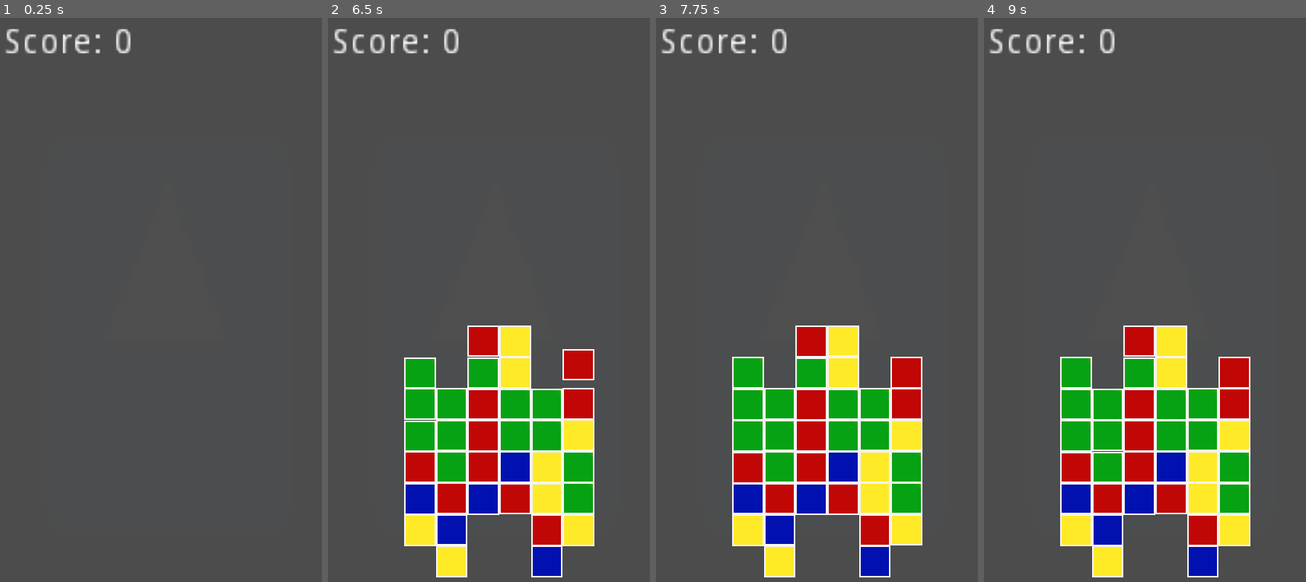
Above: before the commit, frames 1-4 (left to right).
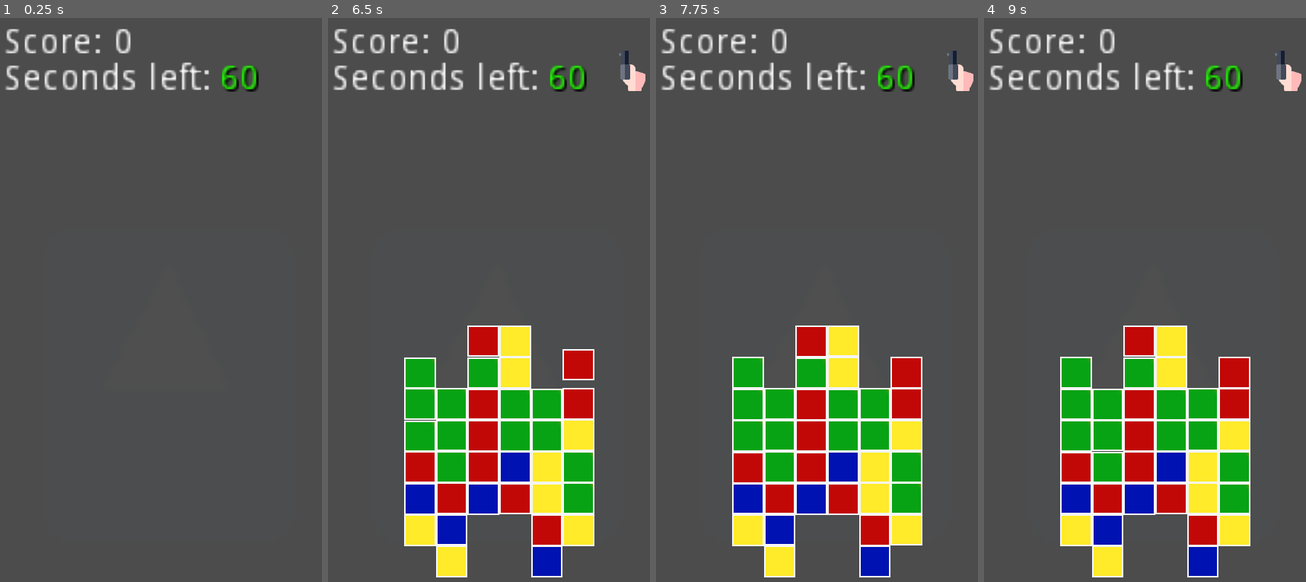
Above: after the commit, the same moments.

Repository: Floy-rep/FuckTheUSA
Game: Godot game, scene res://Scenes/Test_level.tscn
Same seed, same stepped clock (60 frames per second), same inputs: the game is played once before the commit and once after it. The engine's default icon, where the game draws it, is replaced by a stand-in: a white triangle on a blue panel in a dark square.
Inputs:
- Up to frame 1 (0.25 s): no input
- Up to frame 2 (6.5 s): no input
- Up to frame 3 (7.75 s): no input
- Up to frame 4 (9 s): no input

The runs differ from the first frame. In frame 1, 1.6% of the frame differs, in the area x 1-81%, y 7-14%; in frame 2, 1.8%, in the area x 1-99%, y 5-14%; in frame 3, 1.8%; in frame 4, 1.8%.

Commit message:
Comments & Timer playing

Diff:
--- a/Global.gd
+++ b/Global.gd
@@ -1,7 +1,10 @@
 extends Node2D
+
+### GLOBAL VARIABLES ###
 
 var last_activated_pos = []
 var selected_blocks = []
 var selected_color = []
 
 var can_play = false
+var playing_by_timer = false
--- a/Scenes/Block.gd
+++ b/Scenes/Block.gd
@@ -1,5 +1,6 @@
 extends KinematicBody2D
 
+### VARIABLES ###
 
 var color = ""
 var nulled = false
@@ -9,26 +10,21 @@
 var speed_falling = 1100
 const Floor = Vector2(0, -1)
 
-# Called when the node enters the scene tree for the first time.
-func _ready():
-	pass
-#	$Sprite.normal = load("res://Textures/Blocks/1.png")
-
+### FALLING BLOCKS ###
 
 func _process(delta):
 	move_and_slide(velocity, Floor)
-
 	if is_on_floor():
 		velocity.y = 0
 	else:
 		velocity.y = speed_falling
 
-
+### TOUCHING DE BLOCK ###
 
 func _on_Sprite_pressed():
 	print(posit)
 	if nulled == false:
-		if Global.can_play:
+		if Global.can_play and Global.playing_by_timer == false:
 			if len(Global.last_activated_pos) > 0:
 
 				### FIX MUTLI-TOUCH ###
@@ -65,7 +61,6 @@
 			else:
 				print("first")
 
-
 				Global.selected_blocks.append($".")
 				selected = true
 				$Sprite.normal = load("res://Textures/Blocks/selected.png")
@@ -73,6 +68,3 @@
 				Global.last_activated_pos.append(posit.x)
 				Global.last_activated_pos.append(posit.y)
 				Global.selected_color = color
-
-
-	pass # Replace with function body.
--- a/Scenes/Test_level.gd
+++ b/Scenes/Test_level.gd
@@ -1,5 +1,6 @@
 extends Node2D
 
+### VARIABLES ###
 
 var spawn_matrix = [[1,0,0,0,0,0,0],[0,0,0,0,0,0],[1,1,0,0,0,0,0,0],[1,1,0,0,0,0,0,0], [0,0,0,0,0,0], [1,0,0,0,0,0,0]]
 #var spawn_matrix = [[1,0,0],[0,0,0],[1,0,0]]
@@ -9,6 +10,13 @@
 func _ready():
 	_spawn_matrix(spawn_matrix)
 
+func _process(delta):
+	if $Game_Timer.is_stopped():
+		Global.playing_by_timer = true
+	else:
+		Global.playing_by_timer = false
+
+### CLEARING DE MATRIX FROM NULL OBJECTS ###
 
 func _clear_matrix(matrix):
 	print(matrix)
@@ -18,7 +26,7 @@
 			if typeof(matrix[i][j]) != 2:
 				matrix_ready[i].append(matrix[i][j])
 
-	print(matrix_ready)
+### GENERATING NEW BLOCKS ###
 
 func _spawn_matrix(matrix):
 	for i in range(len(matrix)):
@@ -27,6 +35,9 @@
 				var scene = load("res://Scenes/Block.tscn")
 				var block = scene.instance()
 				if matrix[i][j] == 0:
+
+					### CHOOSING THE COLOR ###
+
 					randomize()
 					var color = randi()%4+1
 					if color == 1:
@@ -41,11 +52,12 @@
 					if color == 4:
 						block.color = "green"
 						block.get_node("Sprite").normal = load("res://Textures/Blocks/green.png")
+
+					### SET DE POSITION ###
+
 					if launch == false:
 						block.posit = Vector2(i,j)
 					else:
-						print(spawn_matrix[i])
-						print(spawn_matrix[i].count(1))
 						block.posit = Vector2(i, j + spawn_matrix[i].count(1))
 					matrix[i][j] = block
 
@@ -53,56 +65,99 @@
 					block.nulled = true
 					block.visible = false
 
+				### SPAWN BLOCK ###
+
 				block.position = Vector2(125 + i *50, j * 50)
 				$Wait.start()
 				yield($Wait, "timeout")
+				add_child(block)
 
-				add_child(block)
 			else:
 				continue
 
 	if launch == false:
 		_clear_matrix(matrix)
 		launch = true
-	Global.can_play = true
-#func _process(delta):
-#	pass
+		$Start.visible = true
+
+	if launch:
+		Global.can_play = true
+
+### CHECKING PROCESSING OF DE GAME ###
 
 func _on_activated_session_released():
 	if Global.can_play:
 		Global.last_activated_pos = []
 
+		### SET NORMAL COLORS ###
 
 		for i in range(len(matrix_ready)):
 			for j in range(len(matrix_ready[i])):
 				matrix_ready[i][j].get_node("Sprite").normal = load("res://Textures/Blocks/"+matrix_ready[i][j].color+".png")
 				matrix_ready[i][j].selected = false
-	#	print(Global.selected_blocks)
 
-		for j in range (len(matrix_ready)):
-			for h in range(len(matrix_ready[j])):
-				for i in Global.selected_blocks:
-					if str(matrix_ready[j][h]) == str(i):
-						matrix_ready[j][h] = 0
-						get_child(i.get_index()).queue_free()
-						break
+		### DELETING CHOOSED BLOCKS ###
 
+		if len(Global.selected_blocks) >= 3 :
+			for j in range (len(matrix_ready)):
+				for h in range(len(matrix_ready[j])):
+					for i in Global.selected_blocks:
+						if str(matrix_ready[j][h]) == str(i):
+							matrix_ready[j][h] = 0
+							get_child(i.get_index()).queue_free()
+							break
 
-		for i in range(len(matrix_ready)):
-			for j in range(len(matrix_ready[i])):
-				if typeof(matrix_ready[i][j]) == 2:
-					matrix_ready[i].push_back(matrix_ready[i][j])
-					matrix_ready[i].remove(matrix_ready[i].find(matrix_ready[i][j]))
+			### ADAPTING MATRIX ###
 
-		for i in range(len(matrix_ready)):
-			for j in range(len(matrix_ready[i])):
-				if typeof(matrix_ready[i][j]) != 2:
-					matrix_ready[i][j].posit = Vector2(i,j + spawn_matrix[i].count(1))
+			for i in range(len(matrix_ready)):
+				for j in range(len(matrix_ready[i])):
+					if typeof(matrix_ready[i][j]) == 2:
+						matrix_ready[i].push_back(matrix_ready[i][j])
+						matrix_ready[i].remove(matrix_ready[i].find(matrix_ready[i][j]))
 
-		$Score.text = "Score: " + str(int($Score.text.lstrip(7)) + len(Global.selected_blocks))
+			### SET DE NEW POSITION OF OLD BLOCKS ###
 
+			for i in range(len(matrix_ready)):
+				for j in range(len(matrix_ready[i])):
+					if typeof(matrix_ready[i][j]) != 2:
+						matrix_ready[i][j].posit = Vector2(i,j + spawn_matrix[i].count(1))
+
+			$Score.text = "Score: " + str(int($Score.text.lstrip(7)) + len(Global.selected_blocks))
+
+		### CALL FUCNTION TO SPAWN NEW BLOCKS ###
+
+		if len(Global.selected_blocks) >= 3:
+			Global.selected_blocks = []
+			Global.can_play = false
+			_spawn_matrix(matrix_ready)
+		else:
+			Global.selected_blocks = []
+			if $Game_Timer.is_stopped() == false:
+				Global.can_play = true
+
+### NEW GAME ###
+
+func _on_Start_pressed():
+	Global.can_play = true
+	$Score.text = "Score: 0"
+	$Game_Timer.start()
+
+### TIMER OF NEW GAME ###
+
+func _on_Game_Timer_timeout():
+	if int($Seconds/Numbers.text) > 30 :
+		$Seconds/Numbers.modulate = ColorN("green")
+	elif int($Seconds/Numbers.text) < 31 and int($Seconds/Numbers.text)  > 10:
+		$Seconds/Numbers.modulate = ColorN("yellow")
+	elif int($Seconds/Numbers.text)  < 11:
+		$Seconds/Numbers.modulate = ColorN("red")
+
+	if int($Seconds/Numbers.text) <= 0:
+		$Game_Timer.stop()
+		_on_activated_session_released()
+		$Seconds/Numbers.text = "61"
+		$Seconds/Numbers.modulate = ColorN("green")
 		Global.selected_blocks = []
-		print(matrix_ready)
-		print("")
 		Global.can_play = false
-		_spawn_matrix(matrix_ready)
+
+	$Seconds/Numbers.text = str(int($Seconds/Numbers.text) - 1)
--- a/Scenes/Test_level.tscn
+++ b/Scenes/Test_level.tscn
@@ -1,7 +1,8 @@
-[gd_scene load_steps=4 format=2]
+[gd_scene load_steps=5 format=2]
 
 [ext_resource path="res://Scenes/Test_level.gd" type="Script" id=1]
 [ext_resource path="res://icon.png" type="Texture" id=2]
+[ext_resource path="res://Textures/marathon.png" type="Texture" id=3]
 
 [sub_resource type="RectangleShape2D" id=1]
 
@@ -21,8 +22,8 @@
 
 [node name="activated_session" type="TouchScreenButton" parent="."]
 modulate = Color( 1, 1, 1, 0.0156863 )
-position = Vector2( -12.7134, 10.8141 )
-scale = Vector2( 8.70605, 14.6687 )
+position = Vector2( -15.5083, 195.079 )
+scale = Vector2( 8.821, 11.4693 )
 normal = ExtResource( 2 )
 
 [node name="Score" type="Label" parent="."]
@@ -35,4 +36,38 @@
 __meta__ = {
 "_edit_use_anchors_": false
 }
+
+[node name="Seconds" type="Label" parent="."]
+margin_left = 11.4606
+margin_top = 70.1258
+margin_right = 101.461
+margin_bottom = 100.126
+rect_scale = Vector2( 4, 4 )
+text = "Seconds left:"
+__meta__ = {
+"_edit_use_anchors_": false
+}
+
+[node name="Numbers" type="Label" parent="Seconds"]
+modulate = Color( 0.12549, 1, 0, 1 )
+margin_left = 78.2099
+margin_top = 3.8147e-06
+margin_right = 108.21
+margin_bottom = 14.0
+rect_scale = Vector2( 0.975672, 0.975672 )
+custom_colors/font_color_shadow = Color( 0, 0, 0, 1 )
+text = "60"
+align = 1
+__meta__ = {
+"_edit_use_anchors_": false
+}
+
+[node name="Game_Timer" type="Timer" parent="."]
+
+[node name="Start" type="TouchScreenButton" parent="."]
+visible = false
+position = Vector2( 452.37, 51.0644 )
+normal = ExtResource( 3 )
 [connection signal="released" from="activated_session" to="." method="_on_activated_session_released"]
+[connection signal="timeout" from="Game_Timer" to="." method="_on_Game_Timer_timeout"]
+[connection signal="pressed" from="Start" to="." method="_on_Start_pressed"]
--- a/project.godot
+++ b/project.godot
@@ -38,6 +38,8 @@
 
 [rendering]
 
+quality/driver/driver_name="GLES2"
 quality/2d/use_nvidia_rect_flicker_workaround=true
 quality/2d/use_pixel_snap=true
+vram_compression/import_etc=true
 environment/default_environment="res://default_env.tres"
Not shown, changed: .mono/metadata/ide_messaging_meta.txt
Binary file added: Textures/marathon.png
Not shown, added: Textures/marathon.png.import
Not shown, changed: Export/Fuck The Usa.apk
